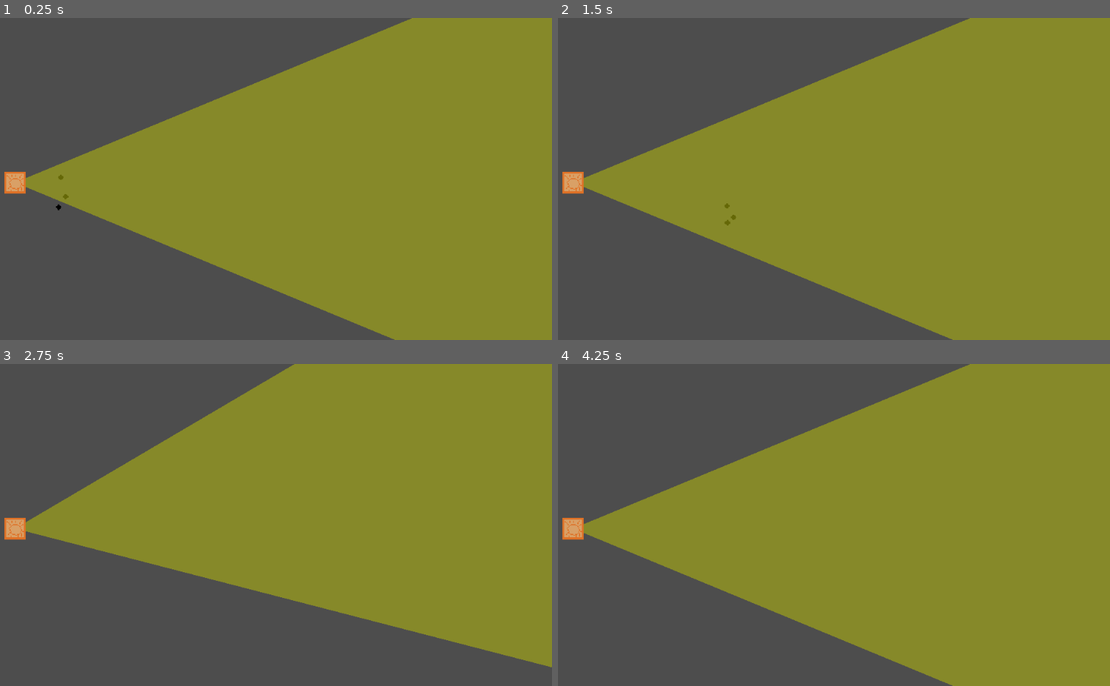
Above: before the commit, frames 1-4 (two rows, left to right).
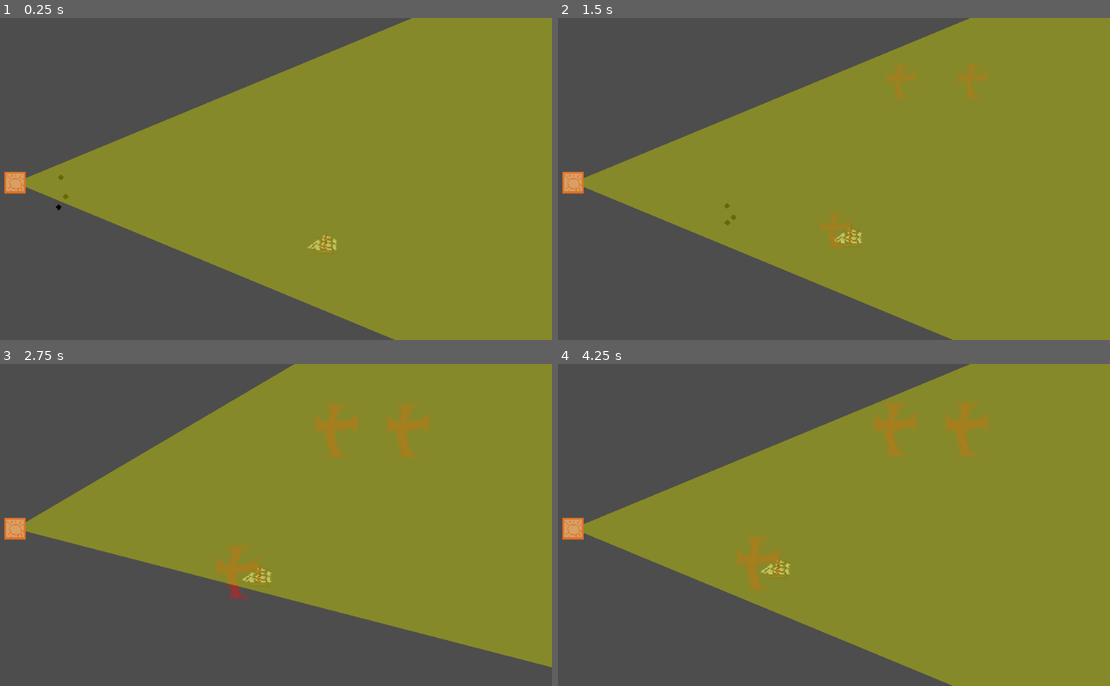
Above: after the commit, the same moments.

Repository: TrueHopolok/gj_solarnight
Game: Godot game, scene res://scenes/enemy/enemy_shield/shield_test.tscn
The game is run twice, just before and just after one commit, with the same random seed, the same clock (stepped at 60 frames per second) and the same inputs. This scene is started directly instead of the project's main scene.
Inputs (mouse positions are in pixels of both pictures, inside the frame that each line leads up to):
- Up to frame 1 (0.25 s): no input
- Up to frame 2 (1.5 s): move the mouse to (949, 162) at 0.52 s; hold Right mouse button (delete_building) 0.53-1.28 s; move the mouse to (707, 195) at 1.27 s; click (707, 195) at 1.35 s
- Up to frame 3 (2.75 s): move the mouse to (320, 454) at 2.02 s; tap Left (projector_ccw) at 2.1 s
- Up to frame 4 (4.25 s): move the mouse to (795, 589) at 2.77 s; tap Right (projector_cw) at 2.85 s; move the mouse to (994, 573) at 3.52 s; hold Right mouse button (delete_building) from 3.53 s (still down)

The runs differ from the first frame. In frame 1, 0.1% of the frame differs, in the area x 55-61%, y 67-73%; in frame 2, 0.6%; in frame 3, 1.4%, in the area x 39-78%, y 12-74%; in frame 4, 1.3%.

Commit message:
feature: enemy art

Diff:
--- a/scenes/enemy/enemy.tscn
+++ b/scenes/enemy/enemy.tscn
@@ -1,6 +1,11 @@
 [gd_scene format=3 uid="uid://qnbnsmdfgk34"]
 
 [ext_resource type="Script" uid="uid://c1wf2pi08g270" path="res://scenes/enemy/enemy.gd" id="1_4a83h"]
+[ext_resource type="Texture2D" uid="uid://h8xrhdrbvesi" path="res://assets/sprites/ships.png" id="2_a3pup"]
+
+[sub_resource type="AtlasTexture" id="AtlasTexture_40wdo"]
+atlas = ExtResource("2_a3pup")
+region = Rect2(0, 26, 35, 21)
 
 [sub_resource type="CircleShape2D" id="CircleShape2D_4a83h"]
 radius = 8.0
@@ -16,6 +21,7 @@
 script = ExtResource("1_4a83h")
 
 [node name="Sprite2D" type="Sprite2D" parent="." unique_id=505247766]
+texture = SubResource("AtlasTexture_40wdo")
 
 [node name="CollisionShape2D" type="CollisionShape2D" parent="." unique_id=1749457072]
 shape = SubResource("CircleShape2D_4a83h")
--- a/scenes/enemy/enemy_shield/enemy_shield.gd
+++ b/scenes/enemy/enemy_shield/enemy_shield.gd
@@ -1,9 +1,11 @@
 class_name EnemyShield
+extends AnimatableBody2D
 
-extends AnimatableBody2D
 
 ## 3 hp = 1 cannon
 var _health: int = 90
+
+@onready var sprite_2d: AnimatedSprite2D = $Sprite2D
 
 
 func damage(dmg: int) -> void:
@@ -16,3 +18,7 @@
 
 func is_dead() -> bool:
 	return _health <= 0
+
+
+func set_flipped(v: bool) -> void:
+	sprite_2d.flip_h = v
--- a/scenes/enemy/enemy_shield/enemy_shield.tscn
+++ b/scenes/enemy/enemy_shield/enemy_shield.tscn
@@ -1,9 +1,195 @@
 [gd_scene format=3 uid="uid://82xcd2i4rd2o"]
 
 [ext_resource type="Script" uid="uid://20y14io17h8k" path="res://scenes/enemy/enemy_shield/enemy_shield.gd" id="1_44qct"]
-
-[sub_resource type="RectangleShape2D" id="RectangleShape2D_44qct"]
-size = Vector2(32, 96)
+[ext_resource type="Texture2D" uid="uid://brljs4bee47d5" path="res://assets/sprites/shield.png" id="2_cec02"]
+
+[sub_resource type="CapsuleShape2D" id="CapsuleShape2D_cec02"]
+radius = 23.0
+height = 66.0
+
+[sub_resource type="AtlasTexture" id="AtlasTexture_i75bq"]
+atlas = ExtResource("2_cec02")
+region = Rect2(192, 0, 48, 60)
+
+[sub_resource type="AtlasTexture" id="AtlasTexture_i1q8a"]
+atlas = ExtResource("2_cec02")
+region = Rect2(144, 0, 48, 60)
+
+[sub_resource type="AtlasTexture" id="AtlasTexture_ihk5r"]
+atlas = ExtResource("2_cec02")
+region = Rect2(96, 0, 48, 60)
+
+[sub_resource type="AtlasTexture" id="AtlasTexture_2u0fs"]
+atlas = ExtResource("2_cec02")
+region = Rect2(48, 0, 48, 60)
+
+[sub_resource type="AtlasTexture" id="AtlasTexture_qagr1"]
+atlas = ExtResource("2_cec02")
+region = Rect2(0, 0, 48, 60)
+
+[sub_resource type="SpriteFrames" id="SpriteFrames_qjsgv"]
+animations = [{
+"frames": [{
+"duration": 1.0,
+"texture": SubResource("AtlasTexture_i75bq")
+}, {
+"duration": 1.0,
+"texture": SubResource("AtlasTexture_i1q8a")
+}, {
+"duration": 1.0,
+"texture": SubResource("AtlasTexture_ihk5r")
+}, {
+"duration": 1.0,
+"texture": SubResource("AtlasTexture_2u0fs")
+}, {
+"duration": 1.0,
+"texture": SubResource("AtlasTexture_qagr1")
+}],
+"loop": false,
+"name": &"intro",
+"speed": 10.0
+}]
+
+[sub_resource type="Animation" id="Animation_okj4e"]
+length = 0.001
+tracks/0/type = "value"
+tracks/0/imported = false
+tracks/0/enabled = true
+tracks/0/path = NodePath("Sprite2D:frame")
+tracks/0/interp = 1
+tracks/0/loop_wrap = true
+tracks/0/keys = {
+"times": PackedFloat32Array(0),
+"transitions": PackedFloat32Array(1),
+"update": 1,
+"values": [0]
+}
+tracks/1/type = "value"
+tracks/1/imported = false
+tracks/1/enabled = true
+tracks/1/path = NodePath("Sprite2D:modulate")
+tracks/1/interp = 1
+tracks/1/loop_wrap = true
+tracks/1/keys = {
+"times": PackedFloat32Array(0),
+"transitions": PackedFloat32Array(1),
+"update": 0,
+"values": [Color(1, 1, 1, 1)]
+}
+tracks/2/type = "value"
+tracks/2/imported = false
+tracks/2/enabled = true
+tracks/2/path = NodePath("Sprite2D:offset:x")
+tracks/2/interp = 1
+tracks/2/loop_wrap = true
+tracks/2/keys = {
+"times": PackedFloat32Array(0),
+"transitions": PackedFloat32Array(1),
+"update": 1,
+"values": [-1.0]
+}
+tracks/3/type = "value"
+tracks/3/imported = false
+tracks/3/enabled = true
+tracks/3/path = NodePath("Sprite2D:offset:y")
+tracks/3/interp = 1
+tracks/3/loop_wrap = true
+tracks/3/keys = {
+"times": PackedFloat32Array(0),
+"transitions": PackedFloat32Array(1),
+"update": 1,
+"values": [0.0]
+}
+
+[sub_resource type="Animation" id="Animation_c7bhs"]
+resource_name = "intro"
+length = 2.00002
+step = 0.2
+tracks/0/type = "value"
+tracks/0/imported = false
+tracks/0/enabled = true
+tracks/0/path = NodePath("Sprite2D:frame")
+tracks/0/interp = 1
+tracks/0/loop_wrap = true
+tracks/0/keys = {
+"times": PackedFloat32Array(0, 1.2, 1.4, 1.6, 1.8),
+"transitions": PackedFloat32Array(1, 1, 1, 1, 1),
+"update": 1,
+"values": [0, 1, 2, 3, 4]
+}
+tracks/1/type = "value"
+tracks/1/imported = false
+tracks/1/enabled = true
+tracks/1/path = NodePath("Sprite2D:modulate")
+tracks/1/interp = 1
+tracks/1/loop_wrap = true
+tracks/1/keys = {
+"times": PackedFloat32Array(0.8, 1.6),
+"transitions": PackedFloat32Array(1, 1),
+"update": 0,
+"values": [Color(1, 1, 1, 0), Color(1, 1, 1, 1)]
+}
+
+[sub_resource type="Animation" id="Animation_s6q51"]
+resource_name = "loop"
+length = 2.00002
+loop_mode = 1
+step = 0.2
+tracks/0/type = "value"
+tracks/0/imported = false
+tracks/0/enabled = true
+tracks/0/path = NodePath("Sprite2D:frame")
+tracks/0/interp = 1
+tracks/0/loop_wrap = true
+tracks/0/keys = {
+"times": PackedFloat32Array(0, 1),
+"transitions": PackedFloat32Array(1, 1),
+"update": 1,
+"values": [4, 3]
+}
+tracks/1/type = "value"
+tracks/1/imported = false
+tracks/1/enabled = true
+tracks/1/path = NodePath("Sprite2D:modulate")
+tracks/1/interp = 2
+tracks/1/loop_wrap = true
+tracks/1/keys = {
+"times": PackedFloat32Array(0, 0.4, 1, 1.6),
+"transitions": PackedFloat32Array(1, 1, 1, 1),
+"update": 0,
+"values": [Color(1, 1, 1, 0.89411765), Color(1, 1, 1, 1), Color(1, 1, 1, 0.9019608), Color(1, 1, 1, 1)]
+}
+tracks/2/type = "value"
+tracks/2/imported = false
+tracks/2/enabled = true
+tracks/2/path = NodePath("Sprite2D:offset:x")
+tracks/2/interp = 2
+tracks/2/loop_wrap = true
+tracks/2/keys = {
+"times": PackedFloat32Array(0, 0.6, 1.2),
+"transitions": PackedFloat32Array(1, 1, 1),
+"update": 0,
+"values": [1.0, -1.0, -0.65307516]
+}
+tracks/3/type = "value"
+tracks/3/imported = false
+tracks/3/enabled = true
+tracks/3/path = NodePath("Sprite2D:offset:y")
+tracks/3/interp = 2
+tracks/3/loop_wrap = true
+tracks/3/keys = {
+"times": PackedFloat32Array(0, 0.8, 1.6),
+"transitions": PackedFloat32Array(1, 1, 1),
+"update": 0,
+"values": [0.0, 2.0, -2.0]
+}
+
+[sub_resource type="AnimationLibrary" id="AnimationLibrary_gsuwy"]
+_data = {
+&"RESET": SubResource("Animation_okj4e"),
+&"intro": SubResource("Animation_c7bhs"),
+&"loop": SubResource("Animation_s6q51")
+}
 
 [node name="EnemyShield" type="AnimatableBody2D" unique_id=448864929]
 collision_layer = 8
@@ -11,5 +197,15 @@
 script = ExtResource("1_44qct")
 
 [node name="CollisionShape2D" type="CollisionShape2D" parent="." unique_id=676233866]
-shape = SubResource("RectangleShape2D_44qct")
+shape = SubResource("CapsuleShape2D_cec02")
 debug_color = Color(0, 0.6, 0.7019608, 0.27450982)
+
+[node name="Sprite2D" type="AnimatedSprite2D" parent="." unique_id=797124811]
+sprite_frames = SubResource("SpriteFrames_qjsgv")
+animation = &"intro"
+offset = Vector2(-1, 0)
+
+[node name="AnimationPlayer" type="AnimationPlayer" parent="." unique_id=2042323626]
+libraries/ = SubResource("AnimationLibrary_gsuwy")
+autoplay = &"intro"
+next/intro = &"loop"
--- a/scenes/enemy/enemy_type/enemy_blimp.tscn
+++ b/scenes/enemy/enemy_type/enemy_blimp.tscn
@@ -1,19 +1,27 @@
 [gd_scene format=3 uid="uid://b6ce63jg63qsl"]
 
 [ext_resource type="PackedScene" uid="uid://qnbnsmdfgk34" path="res://scenes/enemy/enemy.tscn" id="1_565ka"]
+[ext_resource type="Texture2D" uid="uid://h8xrhdrbvesi" path="res://assets/sprites/ships.png" id="2_ibs0i"]
+
+[sub_resource type="AtlasTexture" id="AtlasTexture_rafmu"]
+atlas = ExtResource("2_ibs0i")
+region = Rect2(24, 0, 47, 16)
+
+[sub_resource type="CapsuleShape2D" id="CapsuleShape2D_ibs0i"]
+radius = 9.0
+height = 46.0
 
 [sub_resource type="RectangleShape2D" id="RectangleShape2D_565ka"]
 size = Vector2(48.5, 16)
 
 [node name="Enemy" unique_id=840357590 instance=ExtResource("1_565ka")]
-HEALTH = 32
-ATTACK_DAMAGE = 2
-ATTACK_COOLDOWN = 0.5
-MOVEMENT_SPEED = 10.0
-MATERIALS_DROPPED = 16
-IGNORE_BULIDINGS = true
+
+[node name="Sprite2D" parent="." index="0" unique_id=505247766]
+texture = SubResource("AtlasTexture_rafmu")
 
 [node name="CollisionShape2D" parent="." index="1" unique_id=1749457072]
+rotation = -1.5707964
+shape = SubResource("CapsuleShape2D_ibs0i")
 debug_color = Color(1, 1, 1, 0.27450982)
 
 [node name="CollisionShape2D" parent="AgroArea" parent_id_path=PackedInt32Array(341088951) index="0" unique_id=1329865744]
--- a/scenes/enemy/enemy_type/enemy_fodder.tscn
+++ b/scenes/enemy/enemy_type/enemy_fodder.tscn
@@ -1,12 +1,26 @@
 [gd_scene format=3 uid="uid://c6m2t0msh8u8e"]
 
 [ext_resource type="PackedScene" uid="uid://qnbnsmdfgk34" path="res://scenes/enemy/enemy.tscn" id="1_us3ff"]
+[ext_resource type="Texture2D" uid="uid://h8xrhdrbvesi" path="res://assets/sprites/ships.png" id="2_2j1a5"]
+
+[sub_resource type="AtlasTexture" id="AtlasTexture_5f83u"]
+atlas = ExtResource("2_2j1a5")
+region = Rect2(8, 5, 14, 12)
+
+[sub_resource type="CircleShape2D" id="CircleShape2D_2j1a5"]
+radius = 7.0
 
 [sub_resource type="RectangleShape2D" id="RectangleShape2D_us3ff"]
 size = Vector2(24.5, 16)
 
 [node name="Enemy" unique_id=840357590 instance=ExtResource("1_us3ff")]
 
+[node name="Sprite2D" parent="." index="0" unique_id=505247766]
+texture = SubResource("AtlasTexture_5f83u")
+
+[node name="CollisionShape2D" parent="." index="1" unique_id=1749457072]
+shape = SubResource("CircleShape2D_2j1a5")
+
 [node name="CollisionShape2D" parent="AgroArea" parent_id_path=PackedInt32Array(341088951) index="0" unique_id=1329865744]
 shape = SubResource("RectangleShape2D_us3ff")
 debug_color = Color(0.54497474, 0.08746185, 0, 0.27450982)
--- /dev/null
+++ b/scenes/enemy/enemy_type/enemy_shield.gd
@@ -0,0 +1,8 @@
+extends Enemy
+
+
+func _ready() -> void:
+	super()
+	var shield := $Shield as Node2D
+	shield.set_flipped(position.x < 0.0)
+	shield.position = ($ShieldPosR if position.x < 0.0 else $ShieldPosL).position
--- a/scenes/enemy/enemy_type/enemy_shield.tscn
+++ b/scenes/enemy/enemy_type/enemy_shield.tscn
@@ -2,18 +2,47 @@
 
 [ext_resource type="PackedScene" uid="uid://qnbnsmdfgk34" path="res://scenes/enemy/enemy.tscn" id="1_1y5xm"]
 [ext_resource type="PackedScene" uid="uid://82xcd2i4rd2o" path="res://scenes/enemy/enemy_shield/enemy_shield.tscn" id="2_3ruxo"]
+[ext_resource type="Script" uid="uid://cn810pkgho0wn" path="res://scenes/enemy/enemy_type/enemy_shield.gd" id="2_wr53y"]
+[ext_resource type="Texture2D" uid="uid://h8xrhdrbvesi" path="res://assets/sprites/ships.png" id="3_f4oy8"]
+
+[sub_resource type="AtlasTexture" id="AtlasTexture_wr53y"]
+atlas = ExtResource("3_f4oy8")
+region = Rect2(35, 21, 36, 26)
+
+[sub_resource type="CapsuleShape2D" id="CapsuleShape2D_f4oy8"]
+height = 36.0
 
 [sub_resource type="RectangleShape2D" id="RectangleShape2D_3ruxo"]
 size = Vector2(48, 16)
 
 [node name="Enemy" unique_id=840357590 instance=ExtResource("1_1y5xm")]
+script = ExtResource("2_wr53y")
+_health = null
+_attack_damage = null
+_attack_cooldown = null
+_movement_speed = null
+_materials_dropped = null
+_ignore_buildings = null
 
-[node name="EnemyShield" parent="." index="0" unique_id=448864929 instance=ExtResource("2_3ruxo")]
+[node name="Sprite2D" parent="." index="0" unique_id=505247766]
+position = Vector2(-3, -3)
+texture = SubResource("AtlasTexture_wr53y")
+
+[node name="Shield" parent="." index="1" unique_id=448864929 instance=ExtResource("2_3ruxo")]
+position = Vector2(-21, -8)
 sync_to_physics = false
 
 [node name="CollisionShape2D" parent="." index="2" unique_id=1749457072]
+rotation = -1.5707964
+shape = SubResource("CapsuleShape2D_f4oy8")
 debug_color = Color(0, 0.937906, 0.9821667, 0.27450982)
 
 [node name="CollisionShape2D" parent="AgroArea" parent_id_path=PackedInt32Array(341088951) index="0" unique_id=1329865744]
 position = Vector2(-16, 0)
 shape = SubResource("RectangleShape2D_3ruxo")
+
+[node name="ShieldPosL" type="Marker2D" parent="." index="4" unique_id=1294295083]
+position = Vector2(-21, -8)
+
+[node name="ShieldPosR" type="Marker2D" parent="." index="5" unique_id=1034722145]
+position = Vector2(21, -8)
--- a/scenes/enemy/enemy_type/enemy_shooter.tscn
+++ b/scenes/enemy/enemy_type/enemy_shooter.tscn
@@ -1,18 +1,21 @@
 [gd_scene format=3 uid="uid://684psgs780jy"]
 
 [ext_resource type="PackedScene" uid="uid://qnbnsmdfgk34" path="res://scenes/enemy/enemy.tscn" id="1_7ar82"]
+
+[sub_resource type="CapsuleShape2D" id="CapsuleShape2D_7ar82"]
+height = 32.0
 
 [sub_resource type="RectangleShape2D" id="RectangleShape2D_7ar82"]
 size = Vector2(80.5, 16)
 
 [node name="Enemy" unique_id=840357590 instance=ExtResource("1_7ar82")]
-HEALTH = 4
-ATTACK_DAMAGE = 2
-ATTACK_COOLDOWN = 0.75
-MOVEMENT_SPEED = 25.0
-MATERIALS_DROPPED = 4
+
+[node name="Sprite2D" parent="." index="0" unique_id=505247766]
+position = Vector2(-2, -2)
 
 [node name="CollisionShape2D" parent="." index="1" unique_id=1749457072]
+rotation = -1.5707964
+shape = SubResource("CapsuleShape2D_7ar82")
 debug_color = Color(0.84777063, 0.67215073, 3.85046e-07, 0.27450982)
 
 [node name="CollisionShape2D" parent="AgroArea" parent_id_path=PackedInt32Array(341088951) index="0" unique_id=1329865744]
Binary file added: assets/sprites/shield.png
Not shown, added: assets/sprites/shield.png.import
Binary file added: assets/sprites/ships.png
Not shown, added: assets/sprites/ships.png.import
Not shown, added: scenes/enemy/enemy_type/enemy_shield.gd.uid
